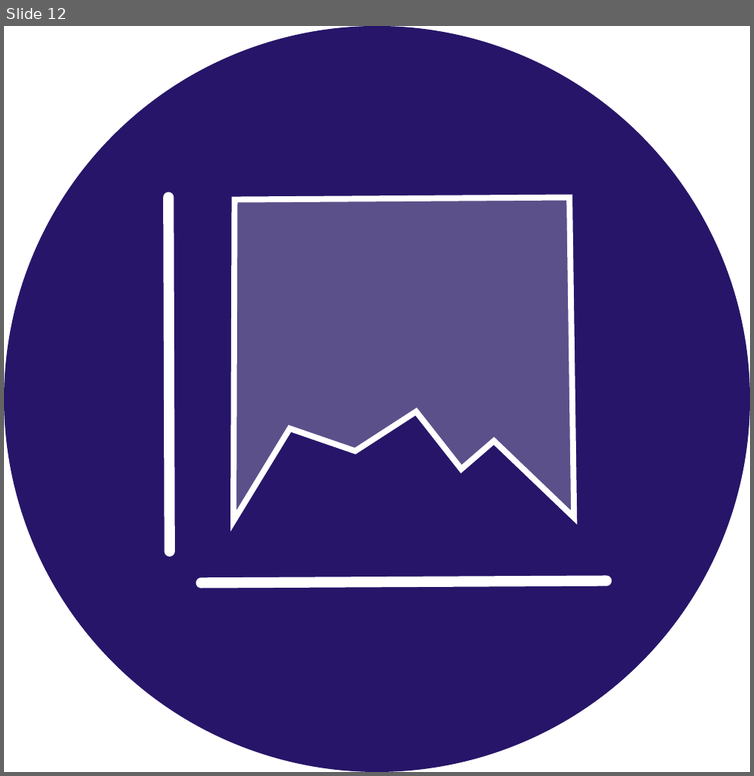
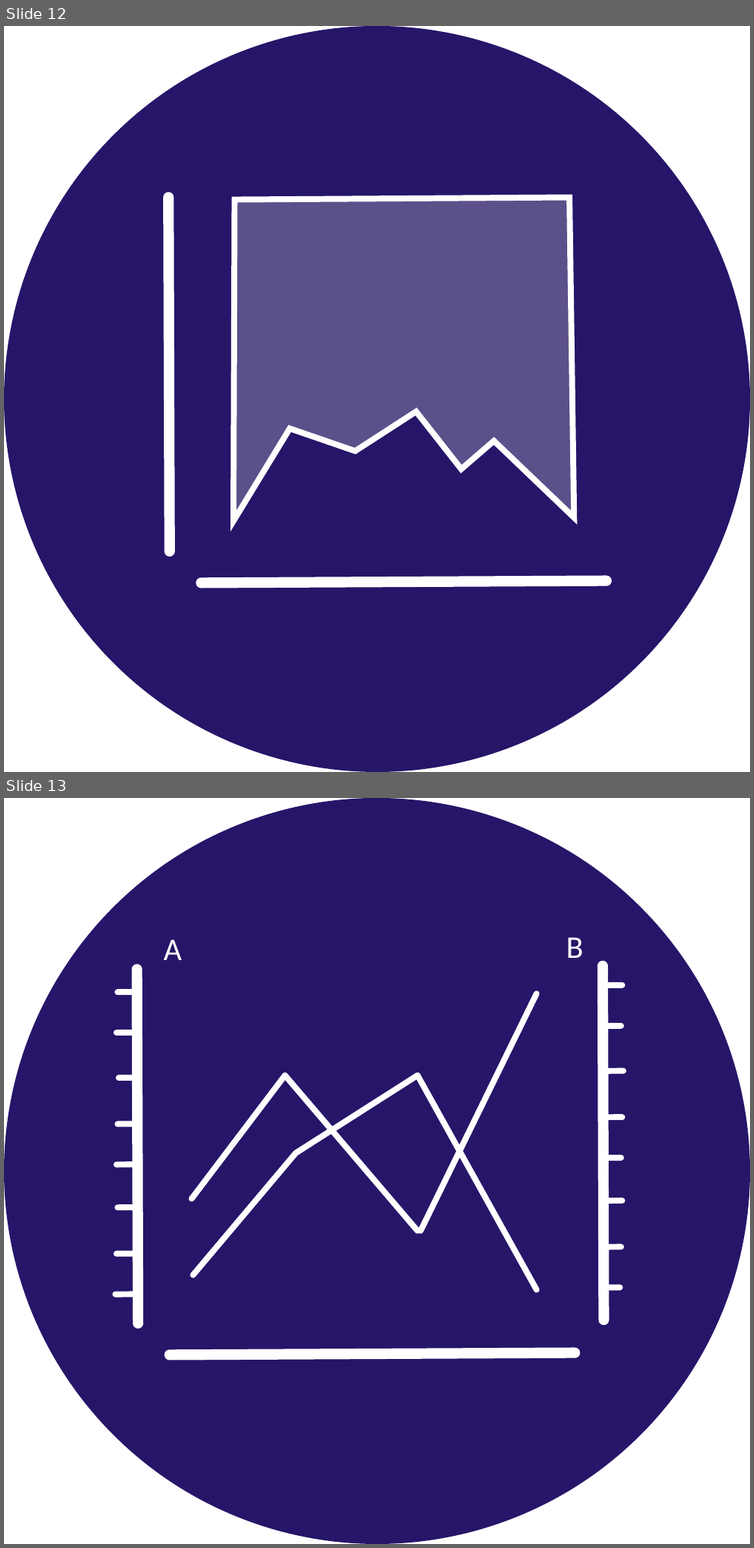
Before and after one commit to holtzy/data_to_viz, a slide deck: img/mistake/mistake_logos.pptx. Shown one above the other, each under a label of ours: slide 12 before the commit, slides 12 and 13 after it. The pictures are 754x776 and 754x1548 pixels, drawn with LibreOffice and Linux fonts; fonts in the diff are those of the drawing. Boxes give left, top, right and bottom in pixels: in the first picture for what was removed or moved away, otherwise in the second. Text is boxed around its words. In the diff, an @@ line names an element or a change of style, - is before the commit and + after.

```diff
--- a/img/mistake/mistake_logos.pptx
+++ b/img/mistake/mistake_logos.pptx
@@ slide 13 added at box(4, 798, 750, 1544), background #FFFFFF @@
@@ ellipse added at box(4, 798, 750, 1544), fill #271569 @@
@@ text added at box(164, 939, 182, 960), 12 pt, text #FFFFFF @@
+A
@@ text added at box(566, 937, 583, 958), 12 pt, text #FFFFFF @@
+B
@@ line added from (136, 968) to (139, 1323), #FFFFFF 4 pt @@
@@ line added from (602, 967) to (604, 1319), #FFFFFF 4 pt @@
@@ line added from (118, 991) to (135, 991), #FFFFFF 2.25 pt @@
@@ line added from (421, 1229) to (536, 993), #FFFFFF 2.25 pt @@
@@ line added from (604, 985) to (621, 985), #FFFFFF 2.25 pt @@
@@ line added from (116, 1033) to (135, 1033), #FFFFFF 2.25 pt @@
@@ line added from (602, 1025) to (621, 1025), #FFFFFF 2.25 pt @@
@@ line added from (119, 1078) to (136, 1078), #FFFFFF 2.25 pt @@
@@ line added from (191, 1199) to (284, 1075), #FFFFFF 2.25 pt @@
@@ line added from (284, 1075) to (417, 1229), #FFFFFF 2.25 pt @@
@@ line added from (296, 1152) to (417, 1075), #FFFFFF 2.25 pt @@
@@ line added from (417, 1075) to (536, 1290), #FFFFFF 2.25 pt @@
@@ line added from (606, 1070) to (623, 1070), #FFFFFF 2.25 pt @@
@@ line added from (118, 1124) to (135, 1124), #FFFFFF 2.25 pt @@
@@ line added from (604, 1116) to (621, 1116), #FFFFFF 2.25 pt @@
@@ line added from (193, 1275) to (296, 1152), #FFFFFF 2.25 pt @@
@@ line added from (116, 1164) to (135, 1164), #FFFFFF 2.25 pt @@
@@ line added from (602, 1158) to (621, 1158), #FFFFFF 2.25 pt @@
@@ line added from (118, 1207) to (135, 1207), #FFFFFF 2.25 pt @@
@@ line added from (604, 1201) to (621, 1201), #FFFFFF 2.25 pt @@
@@ line added from (116, 1255) to (135, 1252), #FFFFFF 2.25 pt @@
@@ line added from (602, 1246) to (621, 1246), #FFFFFF 2.25 pt @@
@@ line added from (116, 1294) to (133, 1294), #FFFFFF 2.25 pt @@
@@ line added from (602, 1286) to (619, 1286), #FFFFFF 2.25 pt @@
@@ line added from (574, 1353) to (169, 1354), #FFFFFF 4 pt @@
```
Also in this commit, not shown: 1 other slide added, 2 other files.
